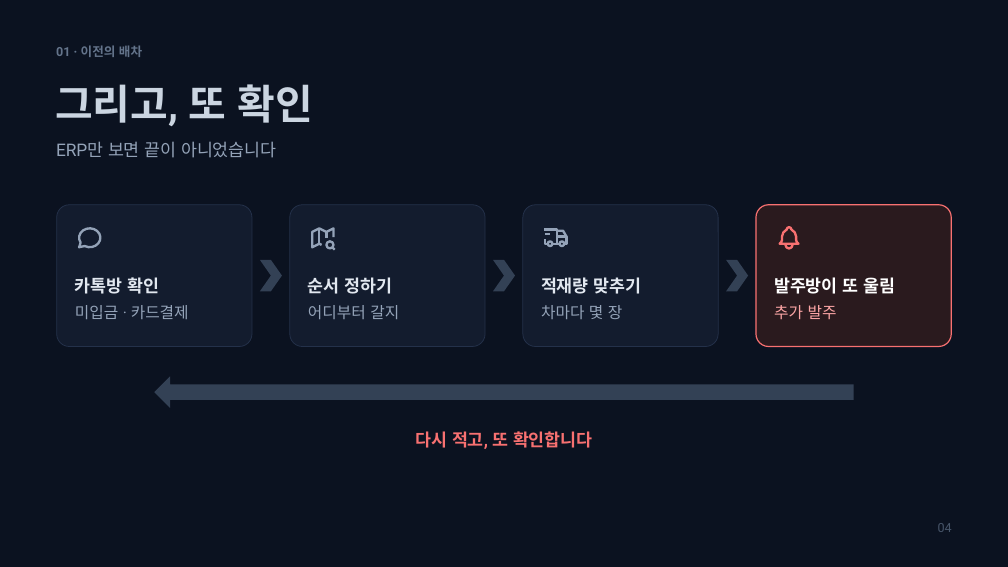
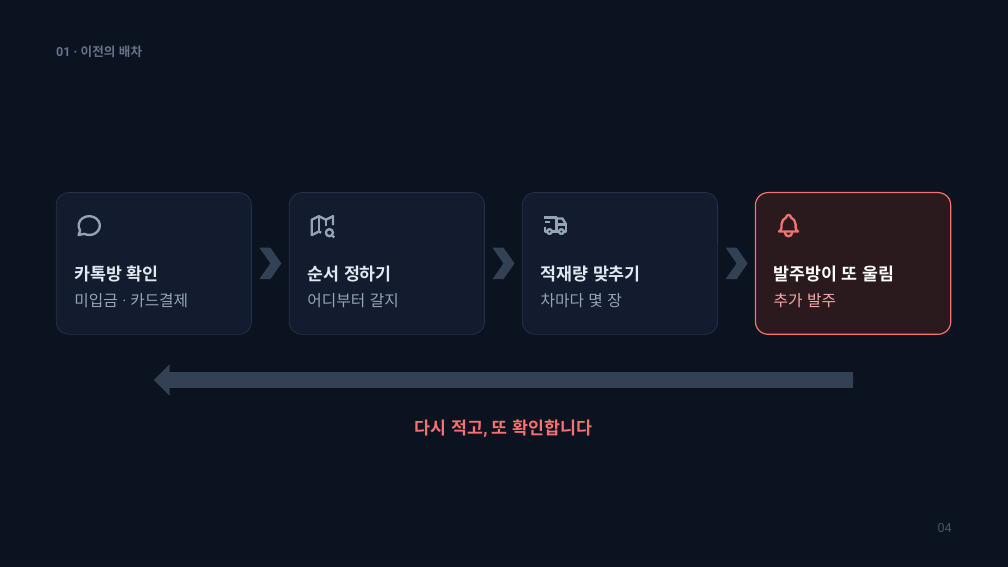
Before and after one commit to carssum82/yerim-easy, a slide deck: slide 4 of 발표자료/최종_다크_13장_완성.pptx. Drawn at 1008x567 pixels with LibreOffice and Linux fonts; fonts in the diff are those of the drawing. Boxes give left, top, right and bottom in pixels: in the first picture for what was removed or moved away, otherwise in the second. Text is boxed around its words. In the diff, an @@ line names an element or a change of style, - is before the commit and + after.

```diff
--- a/발표자료/최종_다크_13장_완성.pptx
+++ b/발표자료/최종_다크_13장_완성.pptx
@@ text removed at bbox=[55, 84, 312, 126] @@
-그리고, 또 확인
@@ text removed at bbox=[56, 141, 276, 158] @@
-ERP만 보면 끝이 아니었습니다
@@ 11 freeform shapes, 5 texts, 4 rounded rectangles, 3 chevrons: place and size @@
-11 freeform shapes, 5 texts, 4 rounded rectangles, 3 chevrons at bbox=[57, 205, 951, 449]
+11 freeform shapes, 5 texts, 4 rounded rectangles, 3 chevrons at bbox=[56, 193, 951, 437]
@@ freeform shape: place and size @@
-freeform shape at bbox=[780, 228, 799, 244]
+freeform shape at bbox=[780, 215, 799, 231]
@@ left arrow: place and size @@
-left arrow at bbox=[154, 377, 854, 408]
+left arrow at bbox=[154, 364, 854, 396]
```
Also in this commit, not shown: 9 other slides changed, 2 other files.
